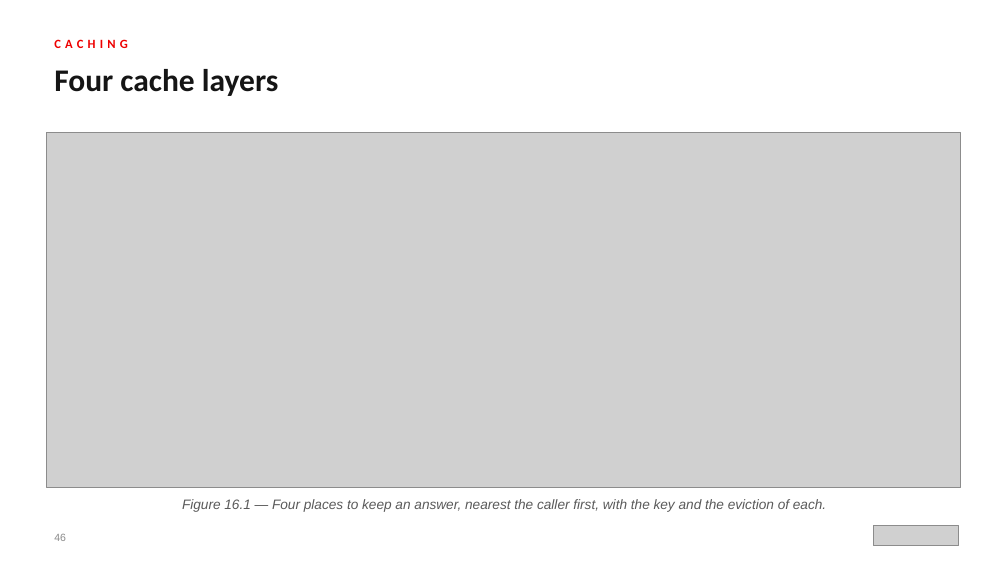
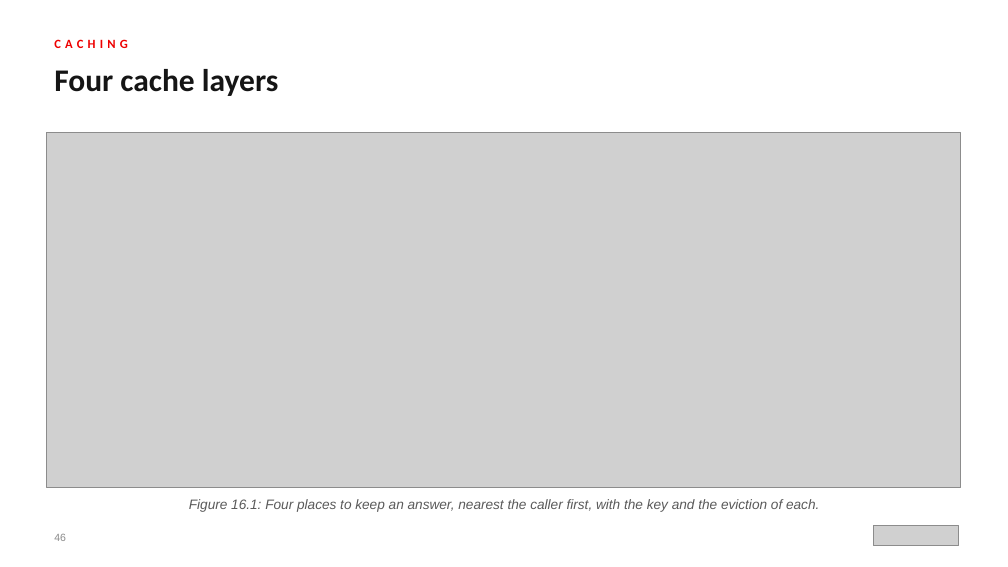
Before and after one commit to patterncatalyst/api-patterns-and-practices-graphql, a slide deck: slide 46 of presentation/api-patterns-graphql-100/api-patterns-graphql-100.pptx. Drawn at 1008x567 pixels with LibreOffice and Linux fonts; fonts in the diff are those of the drawing; grey boxes stand for pictures. Boxes give left, top, right and bottom in pixels: in the first picture for what was removed or moved away, otherwise in the second. Text is boxed around its words. In the diff, an @@ line names an element or a change of style, - is before the commit and + after.

```diff
--- a/presentation/api-patterns-graphql-100/api-patterns-graphql-100.pptx
+++ b/presentation/api-patterns-graphql-100/api-patterns-graphql-100.pptx
@@ text at [189,499,819,512]: text changed @@
-Figure 16.1 — Four places to keep an answer, nearest the caller first, with the key and the eviction of each.
+Figure 16.1: Four places to keep an answer, nearest the caller first, with the key and the eviction of each.
```
Also in this commit, not shown: 47 other slides changed, 5 other files.
